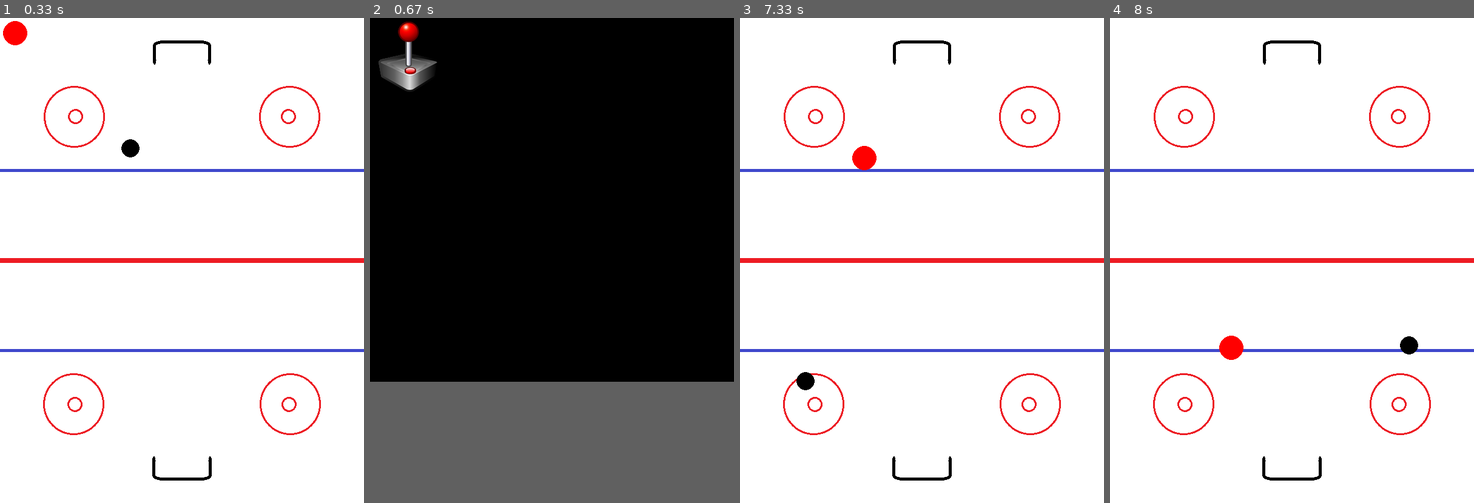
Above: before the commit, frames 1-4 (left to right).
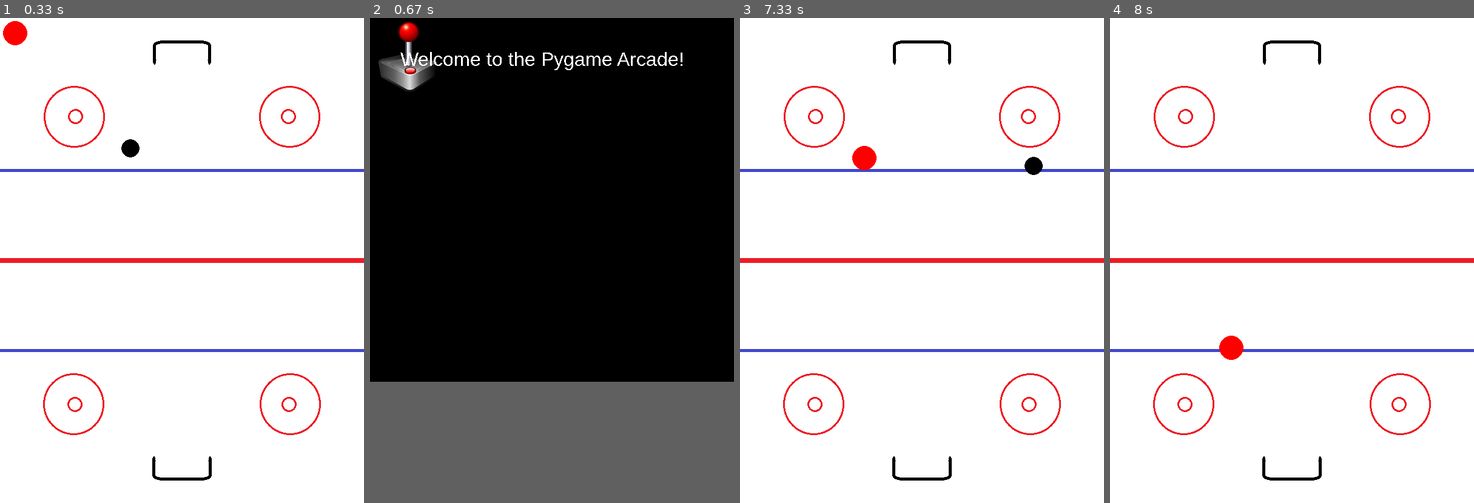
Above: after the commit, the same moments.

Repository: ArcanianArcher/Pygame-Arcade
Game: pygame game, started from Air Hockey.py
Two runs of this game, one before a commit and one after it. Both use one fixed random seed, a clock stepped at 60 frames per second and the inputs below.
Inputs (mouse positions are in pixels of both pictures, inside the frame that each line leads up to):
- Up to frame 1 (0.33 s): no input
- Up to frame 2 (0.67 s): tap Esc at 0.33 s
- Up to frame 3 (7.33 s): click (922, 221) at 0.72 s; click (1060, 444) at 3.05 s; click (994, 221) at 3.38 s; click (783, 153) at 3.72 s; click (805, 309) at 4.05 s; click (1049, 357) at 4.38 s; click (1002, 144) at 4.72 s; click (820, 313) at 5.05 s; click (1053, 372) at 5.38 s; click (1020, 313) at 5.72 s; click (998, 197) at 6.05 s; click (849, 299) at 6.38 s; click (943, 396) at 6.72 s; click (852, 144) at 7.05 s
- Up to frame 4 (8 s): click (1397, 299) at 7.38 s; click (1219, 338) at 7.72 s

Frame 1 is identical in both runs. In frame 2, 0.6% of the frame differs, in the area x 8-86%, y 7-11%; in frame 3, 0.3%; in frame 4, 0.1%.

Commit message:
Draw can be called multiple times now
Now arcade.update() must be called to update screen

Diff:
--- a/Air Hockey.py
+++ b/Air Hockey.py
@@ -112,6 +112,7 @@
         #Has the engine draw the moving peices
         arcade.draw ((paddle.surface,paddle.coor[0],paddle.coor[1]),
                      (puck.surface,puck.coor[0],puck.coor[1]))
+        arcade.update()
 
 #Runs game if executed from file instead of arcade
 if __name__ == '__main__':
--- a/Arcade.py
+++ b/Arcade.py
@@ -5,10 +5,12 @@
 
 import pygame, sys, os
 from pygame.locals import *
+from colours import *
 from importlib import import_module
 
 class arcade:
     global previous_areas; previous_areas = []
+    global act_rects; act_rects = []
 
     def __init__(self): # This is automatically run
         flags = HWSURFACE | DOUBLEBUF #| NOFRAME
@@ -21,11 +23,14 @@
         arcade.setWindow(600,600)
         bg = arcade.getImage('\\','window_icon.png', 1)
         arcade.initBackground(bg)
+        Arial32 = pygame.font.SysFont('Arial',32)
+        text1 = Arial32.render('Welcome to the Pygame Arcade!',False, white)
 
         while True:
 
             arcade.getEvents()
             arcade.drawBackground(bg)
+            arcade.draw((text1, 50, 50))
             mouse = arcade.getMousePos()
             mouseClicked = arcade.getMouseButton()
             if mouse[0] > 100 and mouse[1] > 100 and mouse[0] < 500 and mouse[1] < 500 and mouseClicked[0] == True:
@@ -77,6 +82,7 @@
 
     def draw(self, *args): #arg is (surface, x, y)
         global previous_areas
+        global act_rects
         update_areas = []
         for arg in args:
             self.screen.blit(arg[0],(arg[1],arg[2]))
@@ -84,9 +90,15 @@
             area[0], area[1] = arg[1] - 10, arg[2] - 10
             area[2], area[3] = area[2] + 20, area[3] + 20
             update_areas.append(area)
-        act_rects = update_areas[:] + previous_areas[:]
-        pygame.display.update(act_rects)
+        act_rects.append(update_areas[:])
+        act_rects.append(previous_areas[:])
         previous_areas = update_areas[:]
+
+    def update(self):
+        global act_rects
+        for i in act_rects:
+            pygame.display.update(i)
+        act_rects = []
 
     def makeSurface(self, width, height, alpha = 0): # creates a surface with transparency
         if alpha:
--- a/Test Game.py
+++ b/Test Game.py
@@ -72,9 +72,10 @@
         score_text = font1.render(str(score),True,maroon)
 
         arcade.drawBackground(background)
-        arcade.draw((player, player_x, player_y),
-                    (ball, ball_x, ball_y),
-                    (score_text, 20, 20))
+        arcade.draw((player, player_x, player_y))
+        arcade.draw((ball, ball_x, ball_y))
+        arcade.draw((score_text, 20, 20))
+        arcade.update()
 
 if __name__ == '__main__':
     pygame.init()
